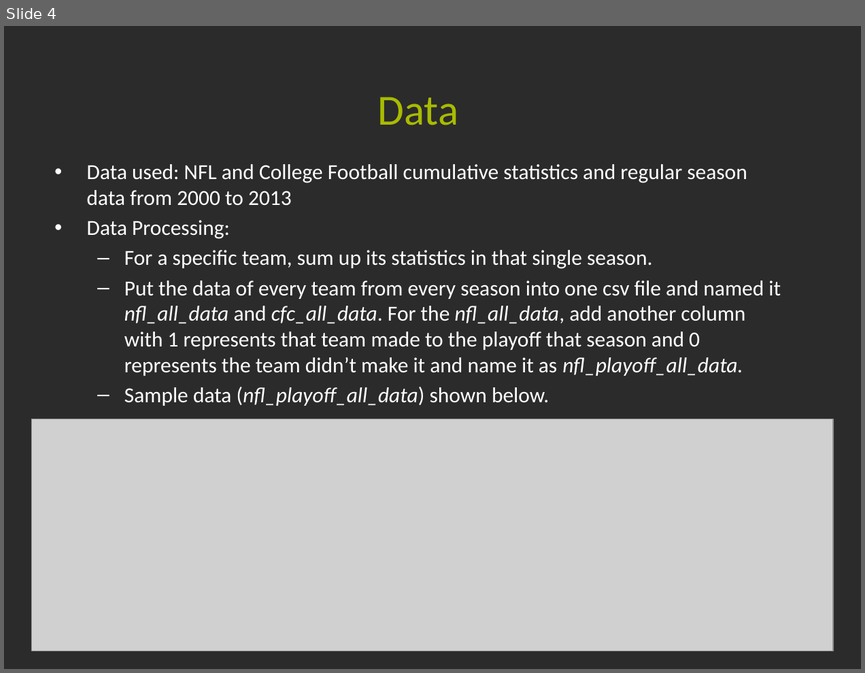
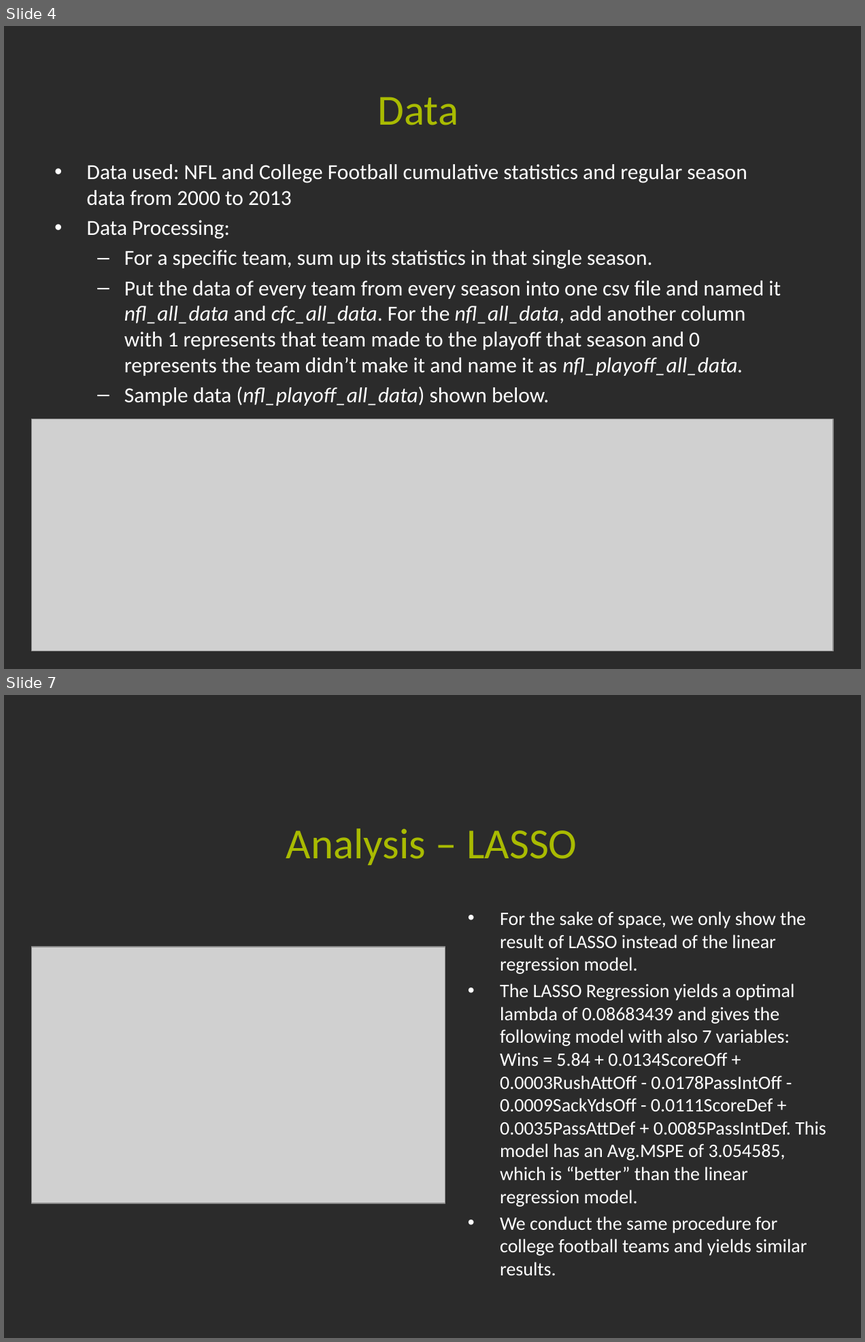
Before and after one commit to Carolina-Data-Challenge/Smells-Like-Team-Spirit, a slide deck: Results/Result Presentation.pptx. Shown one above the other, each under a label of ours: slide 4 before the commit, slides 4 and 7 after it; the slides between them are not shown. The pictures are 865x673 and 865x1342 pixels, drawn with LibreOffice and Linux fonts; fonts in the diff are those of the drawing; grey boxes stand for pictures; background and template pictures are left out; a plain dark background stands for a picture behind light text. Boxes give left, top, right and bottom in pixels: in the first picture for what was removed or moved away, otherwise in the second. Text is boxed around its words. In the diff, an @@ line names an element or a change of style, - is before the commit and + after.

```diff
--- a/Results/Result Presentation.pptx
+++ b/Results/Result Presentation.pptx
@@ slide 7 added at box(4, 695, 861, 1338), background picture (left out) @@
@@ title added at box(286, 828, 577, 865), 36 pt, text #A9BB01 @@
+Analysis – LASSO
@@ text added at box(500, 911, 826, 1233), 16 pt, text #FFFFFF @@
+• For the sake of space, we only show the result of LASSO instead of the linear regression model.
+• The LASSO Regression yields a optimal lambda of 0.08683439 and gives the following model with also 7 variables: Wins = 5.84 + 0.0134ScoreOff + 0.0003RushAttOff - 0.0178PassIntOff - 0.0009SackYdsOff - 0.0111ScoreDef + 0.0035PassAttDef + 0.0085PassIntDef. This model has an Avg.MSPE of 3.054585, which is “better” than the linear regression model.
+• We conduct the same procedure for college football teams and yields similar results.
@@ picture added at box(31, 947, 445, 1203) @@
```
Also in this commit, not shown: 3 slides changed, 4 other slides added, 3 slides removed, 1 other file.
